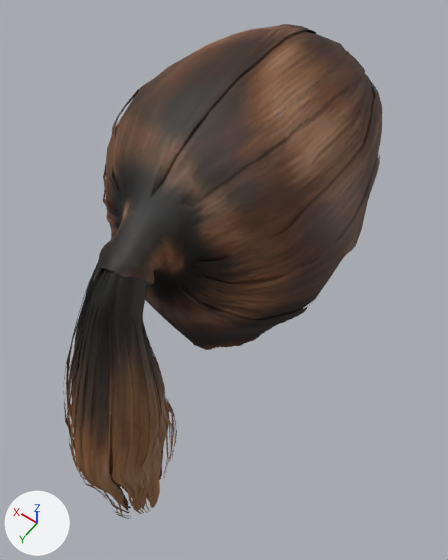
What one commit did to the glTF model public/assets/characters/looks/man/hair-ponytail.glb.
Rendered twice from a camera (50 mm lens) standing at (-0.163, 0.21, 1.986) and looking at (0.004, -0.024, 1.618). Arrows for +X, +Y and +Z are at lower left; the lights stay in place. The first picture is the older version. Vertices at exactly the same position are counted once.

Names of what the first picture shows: 'Hair_ponytail'.
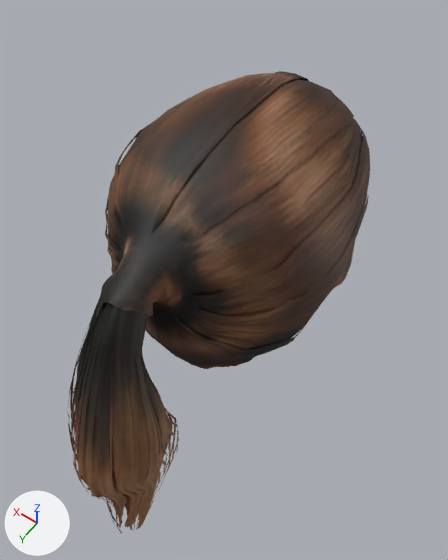
The newer file adds a shape key; the second version is drawn at full value of the shape key 'age_old' of 'Hair_ponytail', and the change is written as the vertex moves it makes.

What the commit changed:
me_hair_ponytail is used by ob_hair_ponytail; location (0.0, 0.0, 0.0).
me_hair_ponytail had 3674 vertices, 5344 faces and spanned x -0.079..0.078, y -0.143..0.144, z 1.41..1.796.
me_hair_ponytail now has 3674 vertices, 5344 faces and spans x -0.079..0.077, y -0.139..0.146, z 1.404..1.767.
me_hair_ponytail part 1: the loose piece of 42 vertices spanning x 0.019..0.076, y -0.032..0.049, z 1.648..1.724 is multiplied about its middle by the matrix ((1.009, 0.028, 0.007), (0.026, 1.01, -0.022), (0.023, 0.054, 1.004)), then moved by (-0.001, 0.005, -0.027).
me_hair_ponytail part 2: the loose piece of 63 vertices spanning x 0.023..0.077, y -0.119..0.047, z 1.707..1.735 is multiplied about its middle by the matrix ((0.996, -0.006, 0.003), (0.006, 0.995, -0.038), (-0.003, 0.038, 0.995)), then moved by (0.0, 0.005, -0.029).
me_hair_ponytail part 3: the loose piece of 63 vertices spanning x 0.023..0.067, y -0.133..0.044, z 1.73..1.766 is multiplied about its middle by the matrix ((0.996, 0.001, -0.006), (-0.001, 0.995, -0.041), (0.006, 0.041, 0.995)), then moved by (0.0, 0.004, -0.029).
me_hair_ponytail part 4: the loose piece of 63 vertices spanning x -0.005..0.033, y -0.141..0.042, z 1.74..1.796 is multiplied about its middle by the matrix ((0.998, 0.0, 0.002), (0.0, 0.997, -0.039), (-0.002, 0.039, 0.997)), then moved by (0.0, 0.003, -0.029).
me_hair_ponytail part 5: the loose piece of 66 vertices spanning x -0.044..0.018, y -0.143..0.04, z 1.743..1.785 is multiplied about its middle by the matrix ((0.998, 0.0, 0.003), (0.0, 0.997, -0.039), (-0.003, 0.039, 0.997)), then moved by (0.0, 0.003, -0.029).
me_hair_ponytail part 6: the loose piece of 69 vertices spanning x -0.071..-0.012, y -0.142..0.047, z 1.721..1.757 is multiplied about its middle by the matrix ((0.997, -0.001, 0.002), (0.001, 0.996, -0.04), (-0.002, 0.04, 0.996)), then moved by (0.0, 0.004, -0.029).
me_hair_ponytail part 7: the loose piece of 39 vertices spanning x -0.073..-0.013, y -0.028..0.051, z 1.638..1.709 is multiplied about its middle by the matrix ((0.995, -0.021, -0.004), (0.02, 0.994, -0.043), (0.004, 0.043, 0.994)), then moved by (0.001, 0.006, -0.027).
me_hair_ponytail part 8: the loose piece of 48 vertices spanning x -0.079..-0.022, y -0.121..0.046, z 1.698..1.72 is multiplied about its middle by the matrix ((0.988, 0.007, -0.023), (0.003, 0.994, -0.04), (0.002, 0.039, 1.005)), then moved by (0.0, 0.005, -0.029).
me_hair_ponytail part 9: 3221 of 3674 vertices moved; they spanned x -0.078..0.078, y -0.143..0.144, z 1.41..1.794 and now span x -0.078..0.077, y -0.139..0.146, z 1.404..1.765; mean shift (0.0, 0.005, -0.022); largest move (0.02, -0.141, 1.741) -> (0.02, -0.137, 1.708).

Location of each change, (x1, y1, x2, y2) in pixels of the pictures (448 x 560 px; the box of a moved part takes in the faces that stretch with it):
'Hair_ponytail', reshaped (7% shorter): before (63, 24, 382, 519); after (67, 71, 370, 533)
part 1 of me_hair_ponytail, moved or reshaped: before (111, 232, 116, 239); after (111, 265, 119, 274)
part 2 of me_hair_ponytail, moved or reshaped (mostly hidden): before (103, 164, 120, 217); after (105, 199, 121, 251)
part 3 of me_hair_ponytail, moved or reshaped: before (110, 88, 140, 201); after (112, 130, 142, 237)
part 4 of me_hair_ponytail, moved or reshaped: before (150, 24, 316, 197); after (151, 71, 309, 234)
part 5 of me_hair_ponytail, moved or reshaped: before (180, 51, 365, 207); after (179, 97, 354, 244)
part 6 of me_hair_ponytail, moved or reshaped: before (190, 82, 382, 271); after (187, 126, 370, 304)
part 7 of me_hair_ponytail, moved or reshaped: before (175, 284, 315, 329); after (171, 314, 303, 357)
part 8 of me_hair_ponytail, moved or reshaped: before (195, 155, 380, 289); after (191, 195, 369, 321)
part 9 of me_hair_ponytail, moved or reshaped: before (63, 26, 382, 519); after (67, 73, 370, 533)
